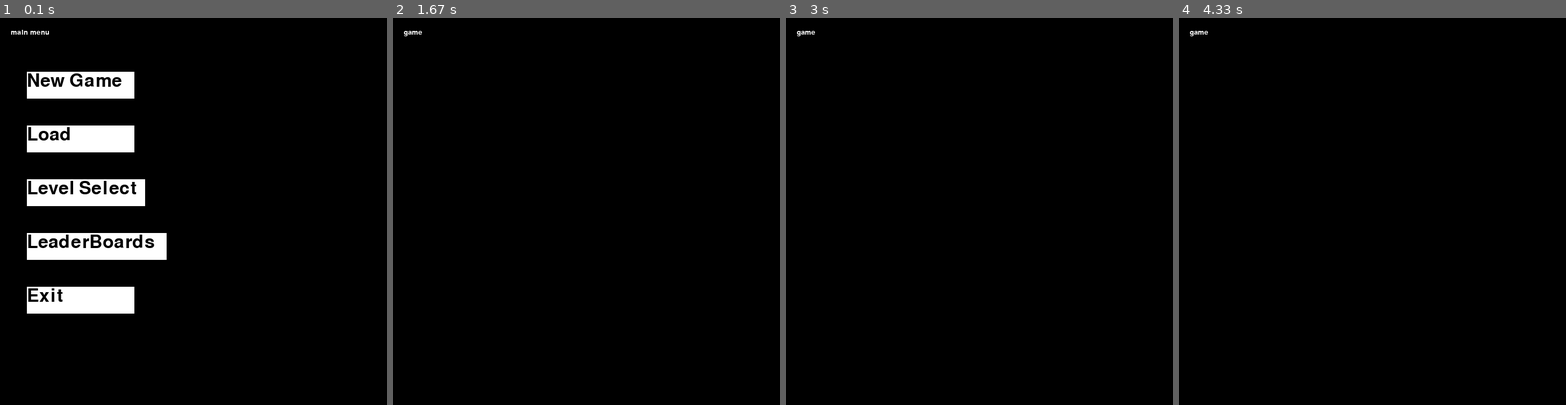
Above: before the commit, frames 1-4 (left to right).
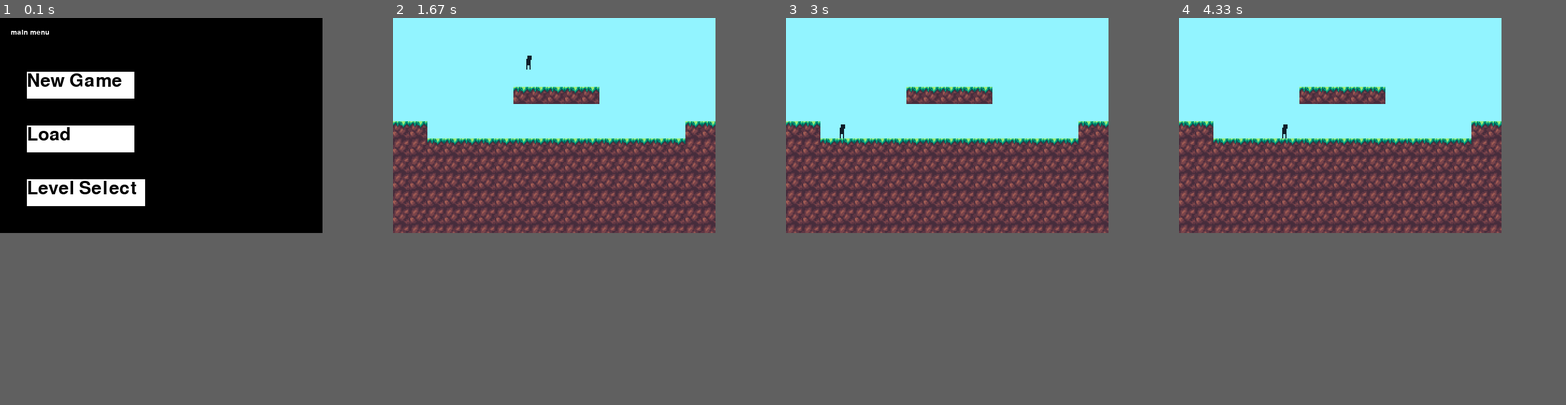
Above: after the commit, the same moments.

Repository: Thornierlemur/JumpMan
Game: pygame game, started from Game.py
Same seed, same stepped clock (60 frames per second), same inputs: the game is played once before the commit and once after it.
Inputs (mouse positions are in pixels of both pictures, inside the frame that each line leads up to):
- Up to frame 1 (0.1 s): no input
- Up to frame 2 (1.67 s): click "New Game" at 0.38 s; hold Right 0.67-1.13 s; move the mouse to (555, 137) at 0.7 s; hold Up 1.17-1.47 s; hold Right from 1.5 s (still down)
- Up to frame 3 (3 s): release Right at 1.97 s; hold Left 2-2.53 s; hold Left 2.57-2.97 s
- Up to frame 4 (4.33 s): hold Up 3-3.37 s; hold Right 3.4-4.03 s; hold Left from 4.07 s (still down)
The window is 720x720 before the commit and 600x400 after it. Grey fills any space a smaller window leaves; there, only what the larger window draws over its background counts as a difference.

The runs differ from the first frame. In frame 1, 3.9% of the frame differs, in the area x 6-44%, y 55-77%; in frame 2, 46%, in the area x 0-84%, y 0-56%; in frame 3, 46%; in frame 4, 46%.

Commit message:
Made the logic for the game for tiles and player collision

Diff:
--- a/Game.py
+++ b/Game.py
@@ -1,18 +1,25 @@
 import pygame
 import sys
+
+#used to save and load the game
+import pickle
 
 # Setup pygame/window
 mainClock = pygame.time.Clock()
 from pygame.locals import *
 pygame.init()
-pygame.display.set_caption('base case')
+pygame.display.set_caption('JumpMan')
 
 # screen resolution
-res = (720, 720)
-screen = pygame.display.set_mode(res)
-
+res = (600, 400)
+screen = pygame.display.set_mode(res, 0, 32)
+
+# Fonts used
 font = pygame.font.SysFont(None, 20)
 button_font = pygame.font.SysFont(None, 50)
+
+# Colors
+black = (0,0,0)
 
 # click variable to detect when the user clicks a button
 click = False
@@ -26,7 +33,7 @@
 def main_menu():
     while True:
 
-        screen.fill((0,0,0))
+        screen.fill(black)
         draw_text('main menu', font, (255, 255,255), screen, 20, 20)
 
         # gets the x and y positions of the mouse and puts them
@@ -44,10 +51,10 @@
         # checking for collisions
         if button_1.collidepoint((mx, my)):
             if click:
-                game()
+                level1()
         if button_2.collidepoint((mx, my)):
             if click:
-                Load()
+                LoadGame()
         if button_3.collidepoint((mx, my)):
             if click:
                 LevelSelect()
@@ -113,32 +120,168 @@
             mainClock.tick(60)
 
 
-def Load():
+def exit():
+    pygame.quit()
+    sys.exit()
+
+def LevelSelect():
+    pygame.quit()
+    sys.exit()
+
+# this function allows for me to save a game while playing
+def SaveGame():
+    with open("savegame", "wb") as f:
+        pickle.dump(foo, f)
+
+# This function allows for me to load a game
+def LoadGame():
+    with open("savegame", "rb") as f:
+        foo = pickle.load(f)
+
+def collision_test(rect, tiles):
+    hit_list = []
+    for tile in tiles:
+        if rect.colliderect(tile):
+            hit_list.append(tile)
+    return hit_list
+
+def move(rect, movement, tiles):
+    collision_types = {'top': False, 'bottom': False, 'right': False, 'left': False}
+    rect.x += movement[0]
+    hit_list = collision_test(rect, tiles)
+
+    for tile in hit_list:
+        if movement[0] > 0:
+            rect.right = tile.left
+            collision_types['right'] = True
+        elif movement[0] < 0:
+            rect.left = tile.right
+            collision_types['left'] = True
+
+    rect.y += movement[1]
+    hit_list = collision_test(rect, tiles)
+    for tile in hit_list:
+        if movement[1] > 0:
+            rect.bottom = tile.top
+            collision_types['bottom'] = True
+        elif movement[1] < 0:
+            rect.top = tile.bottom
+            collision_types['top'] = True
+    return rect, collision_types
+
+def level1():
+    screen.fill(black)
+
+    # like an image! (resolution)
+    display = pygame.Surface((300, 200))
+
+    game_map = [['0','0','0','0','0','0','0','0','0','0','0','0','0','0','0','0','0','0','0'],
+                ['0','0','0','0','0','0','0','0','0','0','0','0','0','0','0','0','0','0','0'],
+                ['0','0','0','0','0','0','0','0','0','0','0','0','0','0','0','0','0','0','0'],
+                ['0','0','0','0','0','0','0','0','0','0','0','0','0','0','0','0','0','0','0'],
+                ['0','0','0','0','0','0','0','2','2','2','2','2','0','0','0','0','0','0','0'],
+                ['0','0','0','0','0','0','0','0','0','0','0','0','0','0','0','0','0','0','0'],
+                ['2','2','0','0','0','0','0','0','0','0','0','0','0','0','0','0','0','2','2'],
+                ['1','1','2','2','2','2','2','2','2','2','2','2','2','2','2','2','2','1','1'],
+                ['1','1','1','1','1','1','1','1','1','1','1','1','1','1','1','1','1','1','1'],
+                ['1','1','1','1','1','1','1','1','1','1','1','1','1','1','1','1','1','1','1'],
+                ['1','1','1','1','1','1','1','1','1','1','1','1','1','1','1','1','1','1','1'],
+                ['1','1','1','1','1','1','1','1','1','1','1','1','1','1','1','1','1','1','1'],
+                ['1','1','1','1','1','1','1','1','1','1','1','1','1','1','1','1','1','1','1']]
+
+    # Get the player image
+    # Note a path can be created to the player images!
+    # example path 'images/king.png'
+    player_image = pygame.image.load('player.png')
+    player_image.set_colorkey((255, 255, 255))
+
+    grass_image = pygame.image.load('grass.png')
+    TILE_SIZE = grass_image.get_width()
+
+    dirt_image = pygame.image.load('dirt.png')
+
+    # This is for just right now
+    draw_text('game', font, (255, 255,255), screen, 20, 20)
+
+    # Player movement variables
+    moving_right = False
+    moving_left = False
+    player_y_momentum = 0
+    air_timer = 0
+
+    # Collision!
+    player_rect = pygame.Rect(50, 50, player_image.get_width(), player_image.get_height())
+    test_rect = pygame.Rect(100, 100, 100, 50)
+    # x, y, wide, tall ^
+
     running = True
     while running:
-        screen.fill((0,0,0))
-
-        draw_text('Load menu', font, (255, 255,255), screen, 20, 20)
+        # red, green, blue
+        display.fill((146,244,255))
+
+        tile_rects = []
+        y = 0
+        for row in game_map:
+            x = 0
+            for tile in row:
+                if tile == '1':
+                    display.blit(dirt_image, (x * TILE_SIZE, y * TILE_SIZE))
+                if tile == '2':
+                    display.blit(grass_image, (x * TILE_SIZE, y * TILE_SIZE))
+                if tile != '0':
+                    tile_rects.append(pygame.Rect(x * TILE_SIZE, y * TILE_SIZE, TILE_SIZE, TILE_SIZE))
+                x += 1
+            y += 1
+
+        #Player movement
+        player_movement = [0, 0]
+        if moving_right:
+            player_movement[0] += 2
+        if moving_left:
+            player_movement[0] -= 2
+        player_movement[1] += player_y_momentum
+        player_y_momentum += 0.2
+
+        if player_y_momentum > 3:
+            player_y_momentum = 3
+
+        player_rect, collisions = move(player_rect, player_movement, tile_rects)
+
+        if collisions['bottom']:
+            player_y_momentum = 0
+            air_timer = 0
+        else:
+            air_timer += 1
+
+        # render the player image onto the screen
+        # (50,50) -> x, y (these values are inverted)
+        display.blit(player_image, (player_rect.x, player_rect.y))
+
         for event in pygame.event.get():
             if event.type == QUIT:
                 pygame.quit()
                 sys.exit()
             if event.type == KEYDOWN:
-                # if the user presses the 'esc' key the function ends
-                # and returns to wherever the function called it
-                if event.key == K_ESCAPE:
-                    running = False
-
-            pygame.display.update()
-            mainClock.tick(60)
-
-def exit():
-    pygame.quit()
-    sys.exit()
-
-def LevelSelect():
-    pygame.quit()
-    sys.exit()
+                if event.key == K_RIGHT:
+                    moving_right = True
+                if event.key == K_LEFT:
+                    moving_left = True
+                if event.key == K_UP:
+                    if air_timer < 6:
+                        player_y_momentum = -5
+            if event.type == KEYUP:
+                if event.key == K_RIGHT:
+                    moving_right = False
+                if event.key == K_LEFT:
+                    moving_left = False
+
+        # changes the size of my smaller image to be the size
+        # of the new image
+        surf = pygame.transform.scale(display, res)
+        screen.blit(surf, (0, 0))
+
+        pygame.display.update()
+        mainClock.tick(60)
 
 main_menu()
 
Binary file added: characters.png
Binary file added: dirt.png
Binary file added: grass.png
Binary file added: king.png
Binary file added: player.png
Binary file added: sheet.png
Binary file added: swoosh.png
